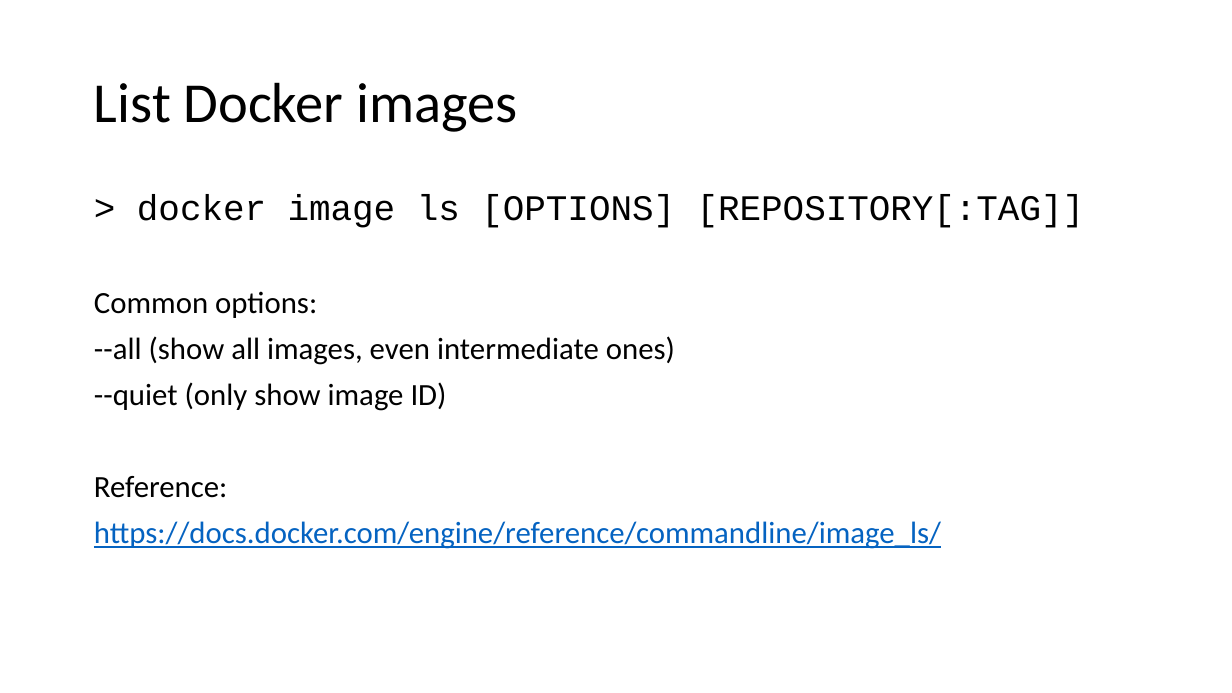
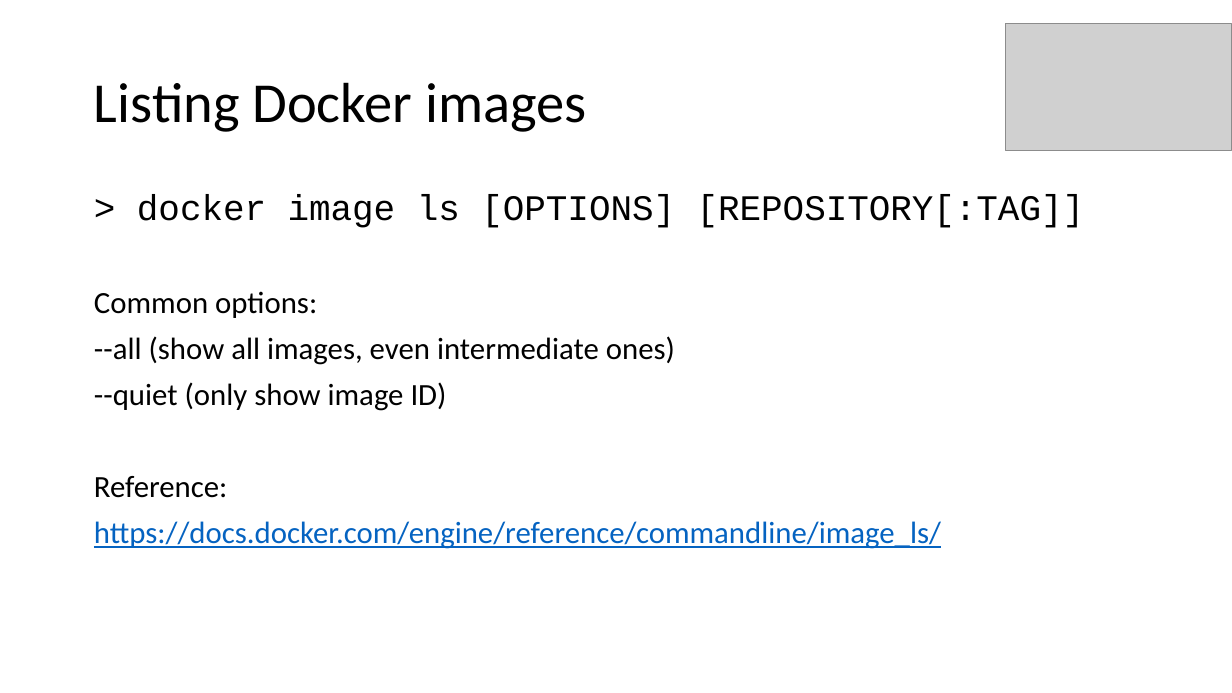
Before and after one commit to aljazsim/docker-masterclass-examples, a slide deck: slide 19 of Docker Masterclass.pptx. Drawn at 1232x693 pixels with LibreOffice and Linux fonts; fonts in the diff are those of the drawing; grey boxes stand for pictures. Boxes give left, top, right and bottom in pixels: in the first picture for what was removed or moved away, otherwise in the second. Text is boxed around its words. In the diff, an @@ line names an element or a change of style, - is before the commit and + after.

```diff
--- a/Docker Masterclass.pptx
+++ b/Docker Masterclass.pptx
@@ picture added at bbox=[1006, 23, 1231, 151] @@
@@ title at bbox=[94, 82, 586, 132]: text changed @@
-List Docker images
+Listing Docker images
```
Also in this commit, not shown: 57 other slides changed.
